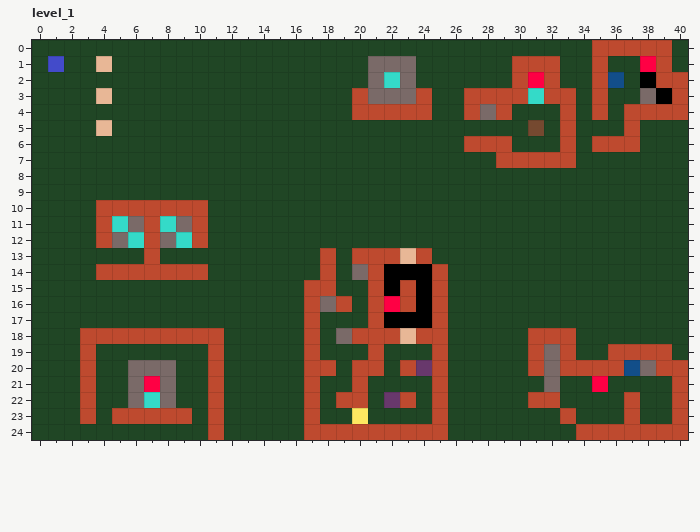
LDtk project, stored at data/level.ldtk. The picture above is the old version.
Cells are 4x4 px. Shown: level_1 x 0..40, y 0..24.
New version:
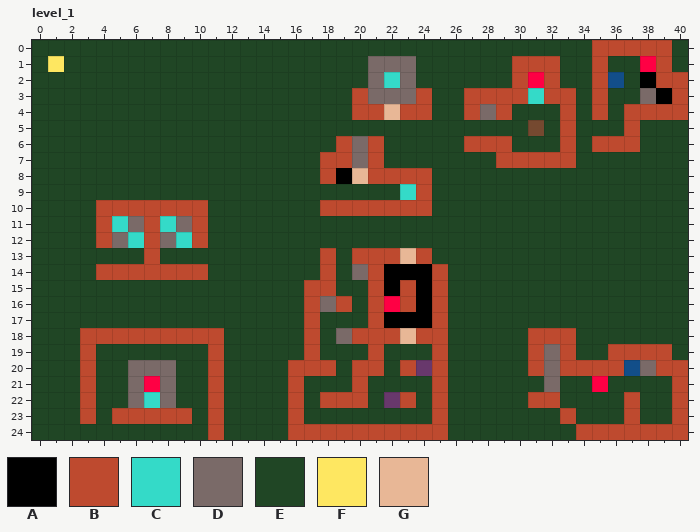
Key: from "tiles": A 1 "empty", B 2 "bedrock", C 3 "diamond", D 4 "rock", E 5 "grass", F 6 "player", G 13 "dissolver".
_ is an empty cell.
Diff:
Layer "tiles":
y 1: x 1 _ -> F; x 4 G -> E
y 3: x 4 G -> E
y 4: x 22 B -> G
y 5: x 4 G -> E
y 6: x 19..21 EEE -> BDB
y 7: x 18..21 EEEE -> BBDB
y 8: x 18..24 EEEEEEE -> BAGBBBB
y 9: x 23..24 EE -> CB
y 10: x 18..24 EEEEEEE -> BBBBBBB
y 20: x 16 E -> B
y 21: x 16..17 EB -> BE
y 22: x 16..18 EBE -> BEB
y 23: x 16..17 EB -> BE; x 20 F -> E
y 24: x 16 E -> B
Changed places in both pictures, as pixel boxes (x1, y1, x2, y2):
added: (48, 56, 64, 72)
changed: (96, 56, 112, 72)
changed: (96, 88, 112, 104)
changed: (384, 104, 400, 120)
changed: (96, 120, 112, 136)
changed: (320, 136, 432, 216)
changed: (288, 360, 336, 440)
changed: (352, 408, 368, 424)
